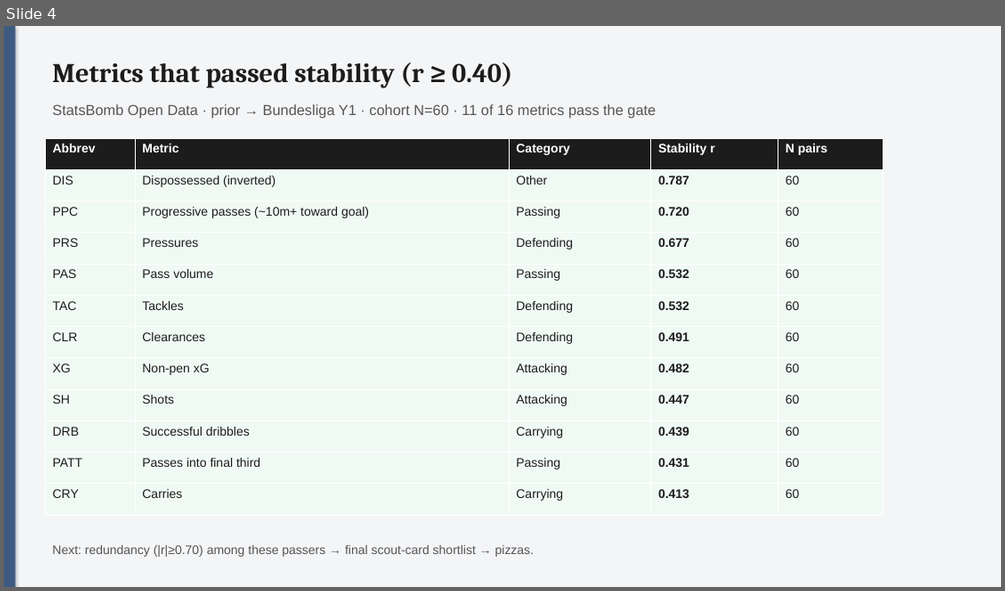
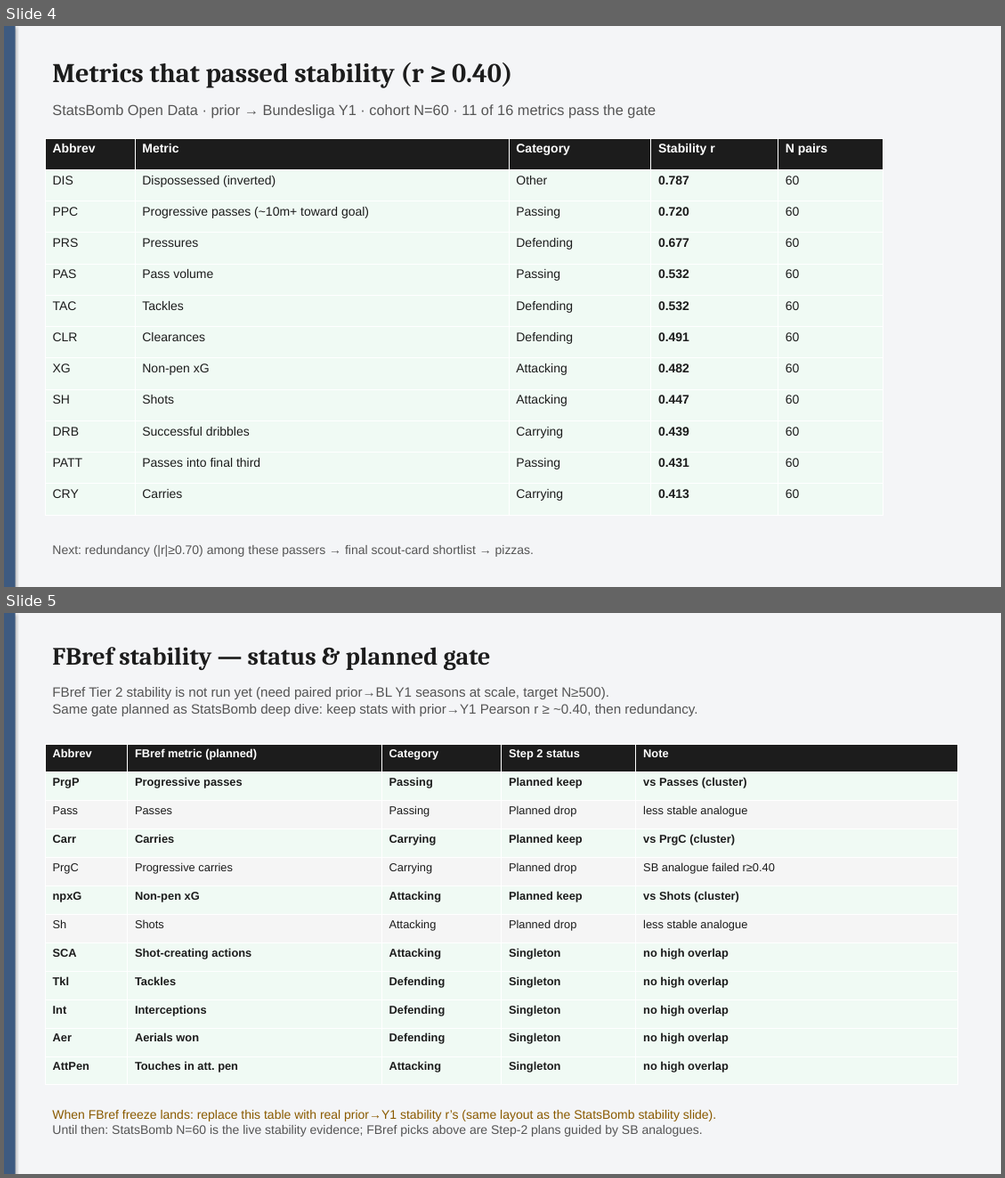
Before and after one commit to colbymorris08/bundesliga-transfer-traits, a slide deck: bundesliga_transfer_traits.pptx. Shown one above the other, each under a label of ours: slide 4 before the commit, slides 4 and 5 after it. The pictures are 1005x591 and 1005x1178 pixels, drawn with LibreOffice and Linux fonts; fonts in the diff are those of the drawing. Boxes give left, top, right and bottom in pixels: in the first picture for what was removed or moved away, otherwise in the second. Text is boxed around its words. In the diff, an @@ line names an element or a change of style, - is before the commit and + after.

Commit message:
Clarify tiers vs data sources; add FBref stability status slide; fix pizza percentile scale.

```diff
--- a/bundesliga_transfer_traits.pptx
+++ b/bundesliga_transfer_traits.pptx
@@ slide 5 added at box(4, 613, 1001, 1174), background #FFFFFF @@
@@ rectangle added at box(4, 613, 1001, 1174), fill #F4F5F7 @@
@@ rectangle added at box(4, 613, 16, 1174), fill #3D5A80 @@
@@ text added at box(52, 647, 491, 670), 24 pt, text #1C1C1C, bold @@
+FBref stability — status & planned gate
@@ text added at box(52, 687, 697, 716), 13 pt, text #555555 @@
+FBref Tier 2 stability is not run yet (need paired prior→BL Y1 seasons at scale, target N≥500).
+Same gate planned as StatsBomb deep dive: keep stats with prior→Y1 Pearson r ≥ ~0.40, then redundancy.
@@ table added at box(45, 744, 957, 1085), 12 rows, 5 columns @@
+Abbrev | FBref metric (planned) | Category | Step 2 status | Note
+PrgP | Progressive passes | Passing | Planned keep | vs Passes (cluster)
+Pass | Passes | Passing | Planned drop | less stable analogue
+Carr | Carries | Carrying | Planned keep | vs PrgC (cluster)
+PrgC | Progressive carries | Carrying | Planned drop | SB analogue failed r≥0.40
+npxG | Non-pen xG | Attacking | Planned keep | vs Shots (cluster)
+Sh | Shots | Attacking | Planned drop | less stable analogue
+SCA | Shot-creating actions | Attacking | Singleton | no high overlap
+Tkl | Tackles | Defending | Singleton | no high overlap
+Int | Interceptions | Defending | Singleton | no high overlap
+Aer | Aerials won | Defending | Singleton | no high overlap
+AttPen | Touches in att. pen | Attacking | Singleton | no high overlap
@@ text added at box(52, 1110, 716, 1136), 12 pt, text #8A5A00 @@
+When FBref freeze lands: replace this table with real prior→Y1 stability r’s (same layout as the StatsBomb stability slide).
+Until then: StatsBomb N=60 is the live stability evidence; FBref picks above are Step-2 plans guided by SB analogues.
```
Also in this commit, not shown: 2 slides changed, 1 other file.
